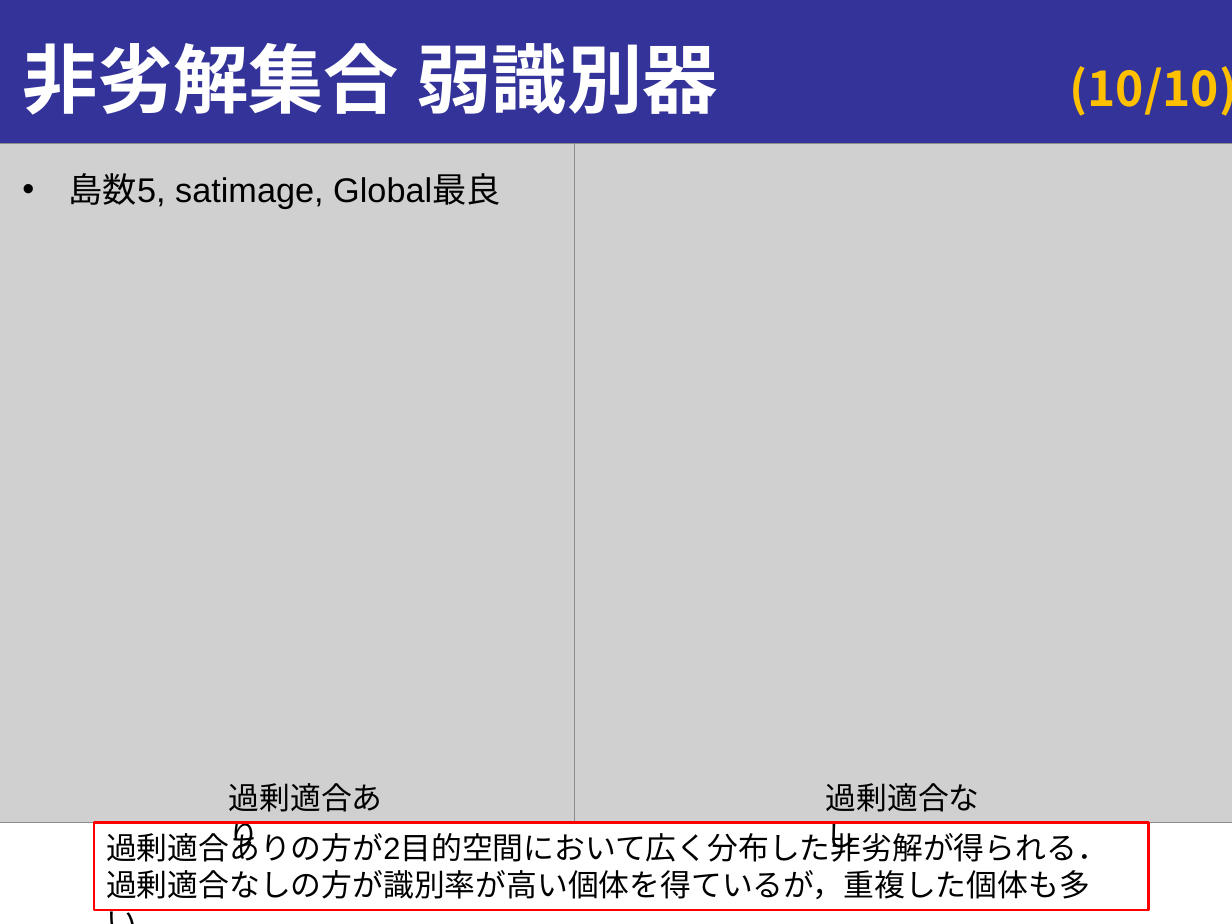
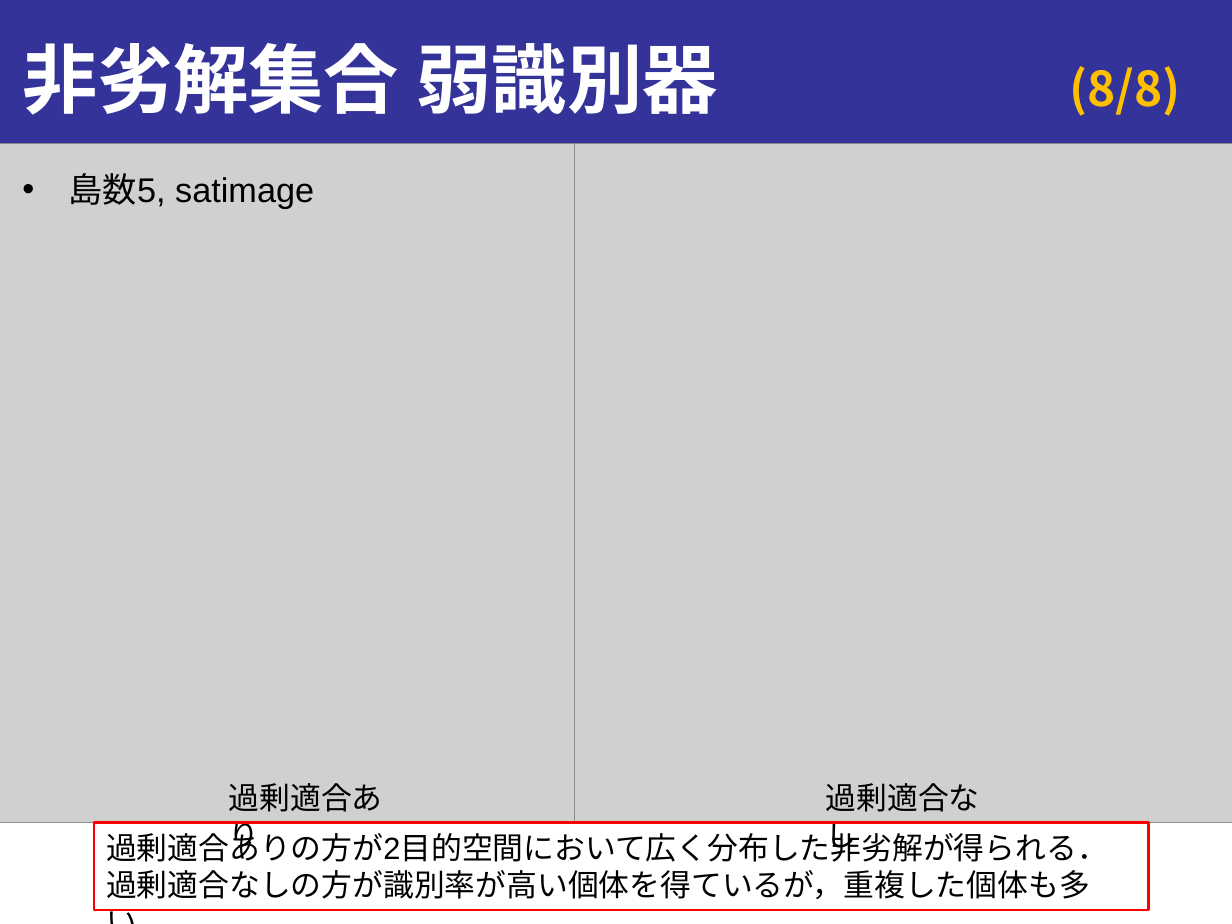
Before and after one commit to onikUone/Junior_slides, a slide deck: slide 8 of 進捗報告_第2回_20190115.pptx (slide 10 before the commit). Drawn at 1232x924 pixels with LibreOffice and Linux fonts; fonts in the diff are those of the drawing; grey boxes stand for pictures. Boxes give left, top, right and bottom in pixels: in the first picture for what was removed or moved away, otherwise in the second. Text is boxed around its words. In the diff, an @@ line names an element or a change of style, - is before the commit and + after.

```diff
--- a/進捗報告_第2回_20190115.pptx
+++ b/進捗報告_第2回_20190115.pptx
@@ page number removed at (x1=1070, y1=66, x2=1232, y2=116) @@
-(10/10)
@@ page number added at (x1=1070, y1=66, x2=1181, y2=116), 28 pt, text #FFC000, bold @@
+(8/8)
@@ text at (x1=69, y1=173, x2=314, y2=208): text changed @@
-• 島数5, satimage, Global最良
+• 島数5, satimage
```
Also in this commit, not shown: 5 other slides changed, 2 slides removed.
